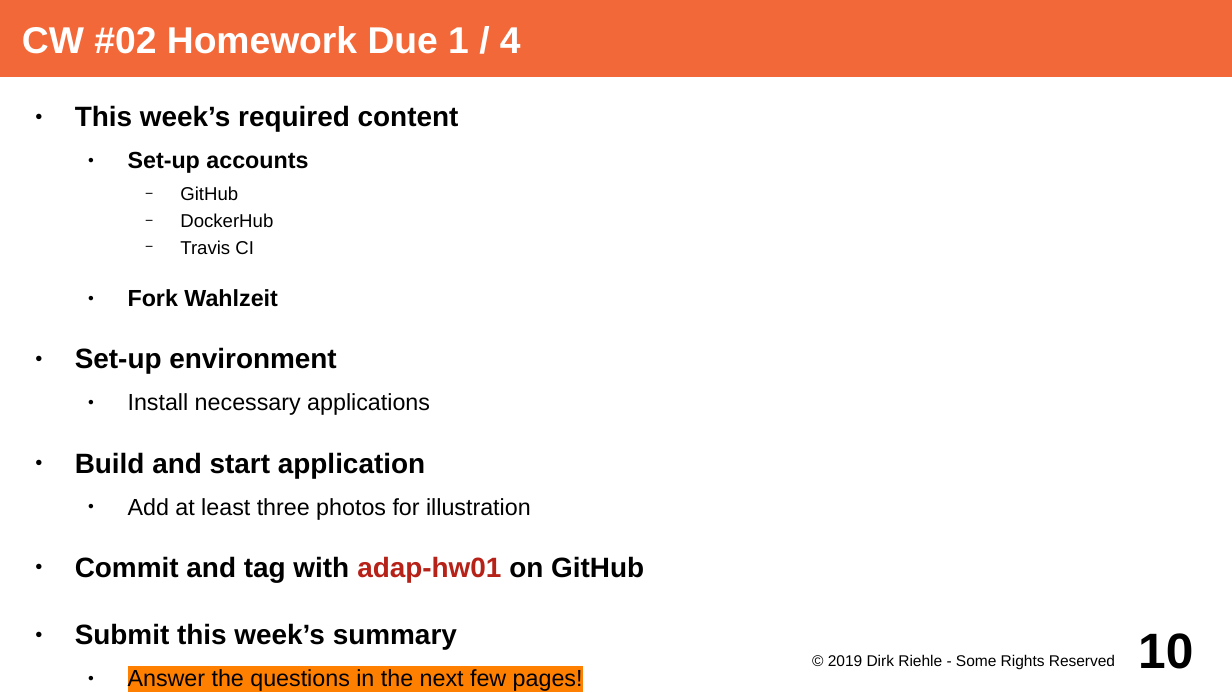
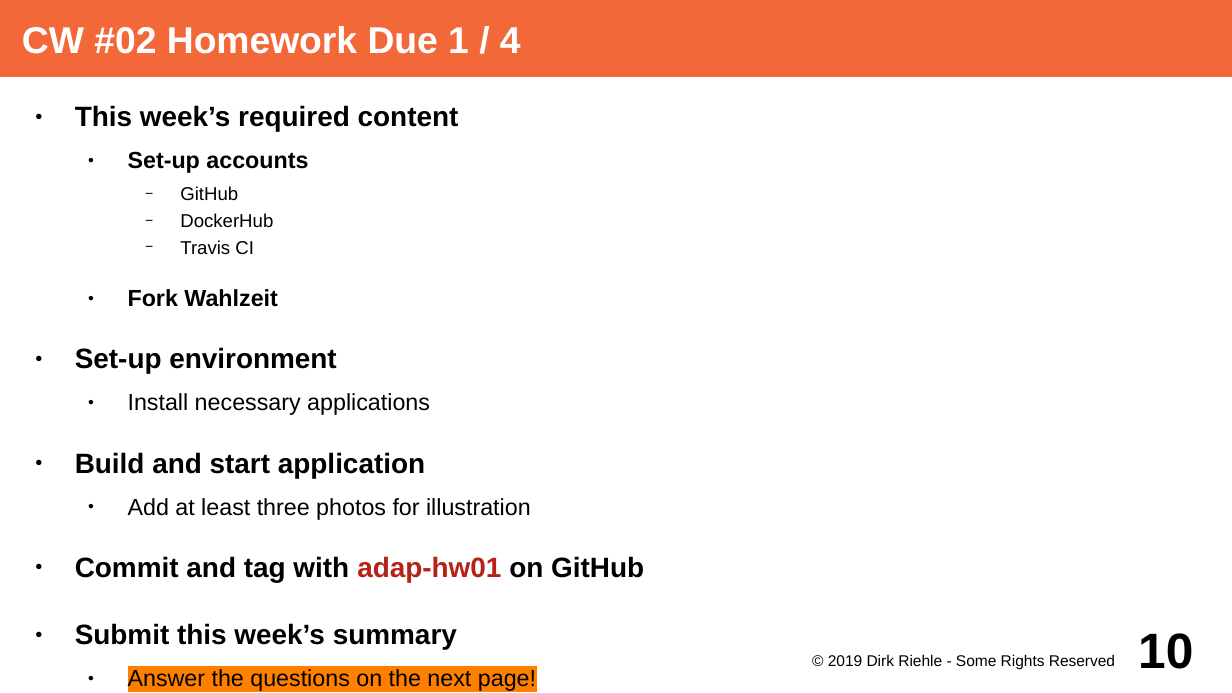
Before and after one commit to dirkriehle/adap-course, a slide deck: slide 10 of Lecture Slides/ADAP A02 - Course Schedule.odp. Drawn at 1232x693 pixels with LibreOffice and Linux fonts; fonts in the diff are those of the drawing. Boxes give left, top, right and bottom in pixels: in the first picture for what was removed or moved away, otherwise in the second. Text is boxed around its words. In the diff, an @@ line names an element or a change of style, - is before the commit and + after.

Commit message:
Adjust Docker homework description in A02

```diff
--- a/Lecture Slides/ADAP A02 - Course Schedule.odp
+++ b/Lecture Slides/ADAP A02 - Course Schedule.odp
@@ text at (x1=128, y1=669, x2=536, y2=691): text changed @@
-  ● Answer the questions in the next few pages!
+  ● Answer the questions on the next page!
```
Also in this commit, not shown: 1 other slide changed, 2 slides removed, 1 other file.
